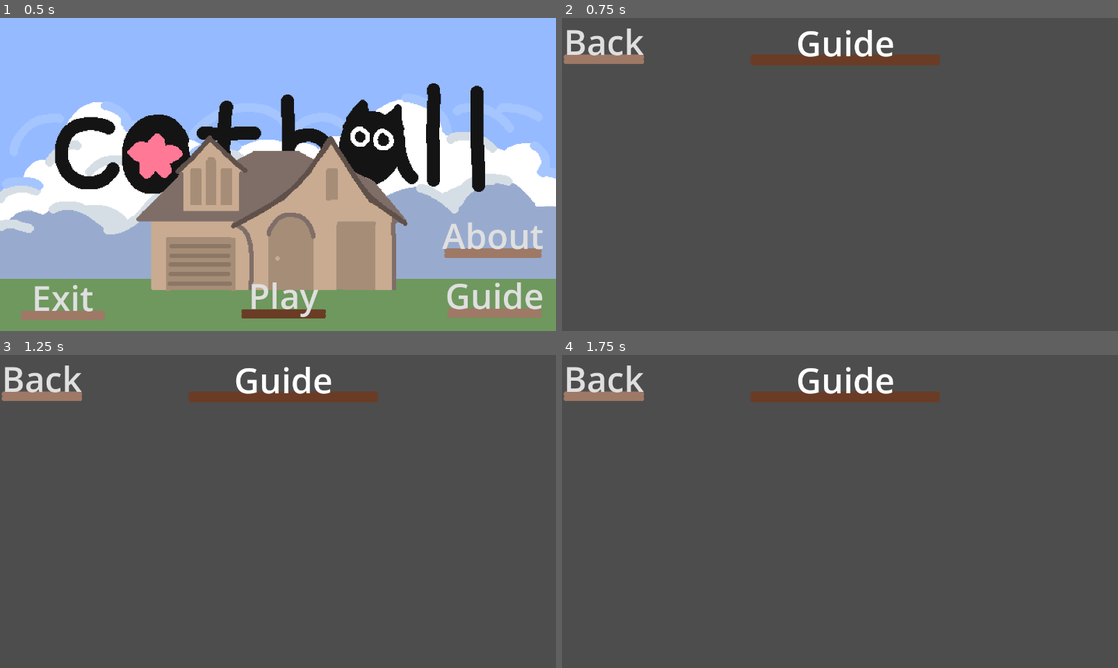
Above: before the commit, frames 1-4 (two rows, left to right).
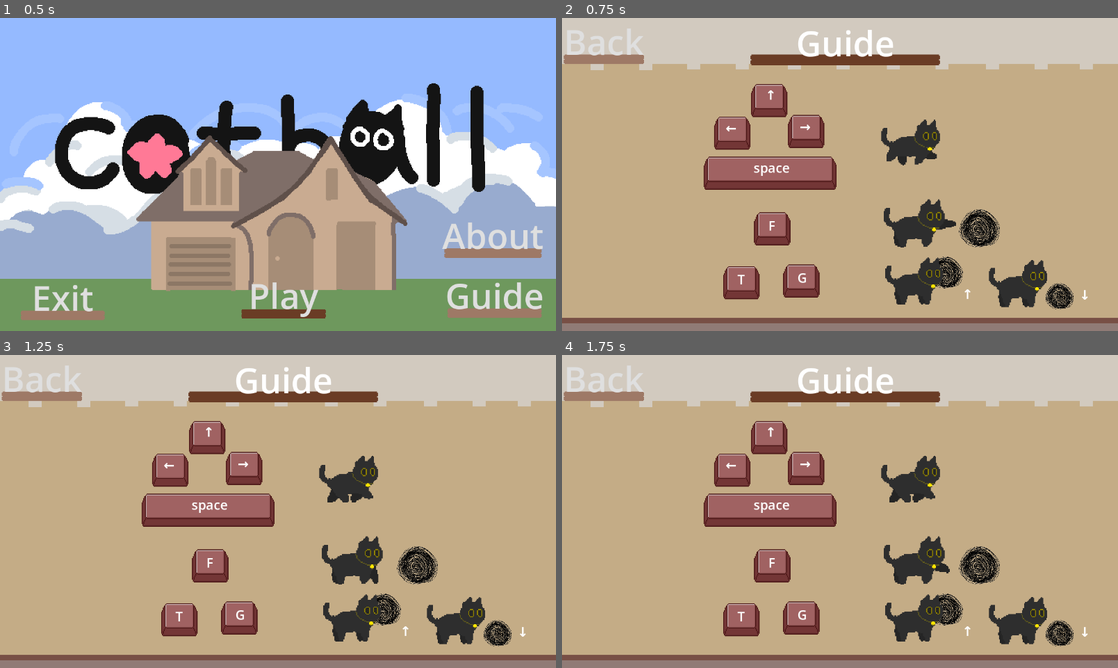
Above: after the commit, the same moments.

Repository: lzcm729/cat-and-string-ball
Game: Godot game, scene res://GUI/start_menu.tscn
Same seed, same stepped clock (60 frames per second), same inputs: the game is played once before the commit and once after it. The engine's default icon, where the game draws it, is replaced by a stand-in: a white triangle on a blue panel in a dark square.
Inputs (mouse positions are in pixels of both pictures, inside the frame that each line leads up to):
- Up to frame 1 (0.5 s): no input
- Up to frame 2 (0.75 s): click "Guide" at 0.5 s
- Up to frame 3 (1.25 s): no input
- Up to frame 4 (1.75 s): tap Enter (ui_accept) at 1.25 s; move the mouse to (962, 495) at 1.27 s; hold Right (move_right) from 1.28 s (still down); tap F (hit) at 1.35 s; click (962, 495) at 1.42 s; tap Space (jump) at 1.52 s

Frame 1 is identical in both runs. In frame 2, 97% of the frame differs, in the area x 0-100%, y 0-100%; in frame 3, 97%; in frame 4, 97%.

Commit message:
教学关

Diff:
--- a/GUI/guide.tscn
+++ b/GUI/guide.tscn
@@ -1,11 +1,85 @@
-[gd_scene load_steps=2 format=3 uid="uid://d3e5souko28lq"]
-
+[gd_scene load_steps=16 format=3 uid="uid://d3e5souko28lq"]
+
+[ext_resource type="Texture2D" uid="uid://45ieprje7p0e" path="res://UI/level_choose/level_choose.png" id="1_041gw"]
 [ext_resource type="PackedScene" uid="uid://bn4481xl7jj4g" path="res://GUI/main_control.tscn" id="1_mk74q"]
+[ext_resource type="Texture2D" uid="uid://b11x64r1jmew6" path="res://UI/keyboard.png" id="3_pmfo0"]
+[ext_resource type="Texture2D" uid="uid://dnc2oooilkpuu" path="res://cat/final_cat.png" id="4_empxl"]
+[ext_resource type="Texture2D" uid="uid://cvdra1erolnl6" path="res://UI/keyboard_space.png" id="4_f325m"]
+[ext_resource type="Texture2D" uid="uid://cqhak76kqruoh" path="res://StringBall/StringBall.png" id="5_exisb"]
+
+[sub_resource type="AtlasTexture" id="AtlasTexture_2jg6w"]
+atlas = ExtResource("4_empxl")
+region = Rect2(455, 0, 91, 57)
+
+[sub_resource type="AtlasTexture" id="AtlasTexture_mj7xf"]
+atlas = ExtResource("4_empxl")
+region = Rect2(728, 0, 91, 57)
+
+[sub_resource type="AtlasTexture" id="AtlasTexture_d8g3c"]
+atlas = ExtResource("4_empxl")
+region = Rect2(819, 0, 91, 57)
+
+[sub_resource type="SpriteFrames" id="SpriteFrames_gkrda"]
+animations = [{
+"frames": [{
+"duration": 1.0,
+"texture": SubResource("AtlasTexture_2jg6w")
+}, {
+"duration": 1.0,
+"texture": SubResource("AtlasTexture_mj7xf")
+}, {
+"duration": 1.0,
+"texture": SubResource("AtlasTexture_d8g3c")
+}],
+"loop": true,
+"name": &"default",
+"speed": 5.0
+}]
+
+[sub_resource type="AtlasTexture" id="AtlasTexture_xe40b"]
+atlas = ExtResource("4_empxl")
+region = Rect2(1456, 0, 91, 57)
+
+[sub_resource type="AtlasTexture" id="AtlasTexture_ldqbj"]
+atlas = ExtResource("4_empxl")
+region = Rect2(1547, 0, 91, 57)
+
+[sub_resource type="AtlasTexture" id="AtlasTexture_0r724"]
+atlas = ExtResource("4_empxl")
+region = Rect2(1638, 0, 91, 57)
+
+[sub_resource type="AtlasTexture" id="AtlasTexture_fmfya"]
+atlas = ExtResource("4_empxl")
+region = Rect2(1729, 0, 91, 57)
+
+[sub_resource type="SpriteFrames" id="SpriteFrames_e5m82"]
+animations = [{
+"frames": [{
+"duration": 1.0,
+"texture": SubResource("AtlasTexture_xe40b")
+}, {
+"duration": 1.0,
+"texture": SubResource("AtlasTexture_ldqbj")
+}, {
+"duration": 1.0,
+"texture": SubResource("AtlasTexture_0r724")
+}, {
+"duration": 1.0,
+"texture": SubResource("AtlasTexture_fmfya")
+}],
+"loop": true,
+"name": &"default",
+"speed": 5.0
+}]
 
 [node name="guide" type="Control"]
 layout_mode = 3
 anchors_preset = 0
 
+[node name="LevelChoose" type="Sprite2D" parent="."]
+position = Vector2(640, 360)
+texture = ExtResource("1_041gw")
+
 [node name="main_control" parent="." instance=ExtResource("1_mk74q")]
 level_name = "Guide"
 
@@ -15,4 +89,153 @@
 [node name="health" parent="main_control" index="2"]
 visible = false
 
+[node name="move" type="Node2D" parent="."]
+position = Vector2(898, 615)
+
+[node name="Keyboard3" type="Sprite2D" parent="move"]
+position = Vector2(-336, -354)
+texture = ExtResource("3_pmfo0")
+
+[node name="Keyboard2" type="Sprite2D" parent="move"]
+position = Vector2(-506, -350)
+texture = ExtResource("3_pmfo0")
+
+[node name="Keyboard" type="Sprite2D" parent="move"]
+position = Vector2(-421, -425)
+texture = ExtResource("3_pmfo0")
+
+[node name="KeyboardSpace" type="Sprite2D" parent="move"]
+position = Vector2(-417, -258)
+texture = ExtResource("4_f325m")
+
+[node name="Label3" type="Label" parent="move"]
+offset_left = -351.0
+offset_top = -382.0
+offset_right = -311.0
+offset_bottom = -340.0
+theme_override_font_sizes/font_size = 30
+text = "→"
+
+[node name="AnimatedSprite2D" type="AnimatedSprite2D" parent="move"]
+position = Vector2(-94, -326)
+scale = Vector2(2.32456, 2.32456)
+sprite_frames = SubResource("SpriteFrames_gkrda")
+autoplay = "default"
+frame_progress = 0.219733
+
+[node name="Label2" type="Label" parent="move"]
+offset_left = -521.0
+offset_top = -379.0
+offset_right = -481.0
+offset_bottom = -337.0
+theme_override_font_sizes/font_size = 30
+text = "←"
+
+[node name="Label4" type="Label" parent="move"]
+offset_left = -457.0
+offset_top = -292.0
+offset_right = -374.0
+offset_bottom = -250.0
+theme_override_font_sizes/font_size = 30
+text = "space"
+
+[node name="Label" type="Label" parent="move"]
+offset_left = -430.0
+offset_top = -455.0
+offset_right = -390.0
+offset_bottom = -413.0
+theme_override_font_sizes/font_size = 30
+text = "↑"
+
+[node name="pat" type="Node2D" parent="."]
+position = Vector2(882, 738)
+
+[node name="Keyboard" type="Sprite2D" parent="pat"]
+position = Vector2(-398, -253)
+texture = ExtResource("3_pmfo0")
+
+[node name="Label3" type="Label" parent="pat"]
+offset_left = -407.0
+offset_top = -282.0
+offset_right = -367.0
+offset_bottom = -240.0
+theme_override_font_sizes/font_size = 30
+text = "F"
+
+[node name="AnimatedSprite2D" type="AnimatedSprite2D" parent="pat"]
+position = Vector2(-70, -264)
+scale = Vector2(2.40789, 2.40789)
+sprite_frames = SubResource("SpriteFrames_e5m82")
+autoplay = "default"
+
+[node name="StringBall2" type="Sprite2D" parent="pat"]
+position = Vector2(76, -256)
+scale = Vector2(0.463064, 0.463064)
+texture = ExtResource("5_exisb")
+
+[node name="carry" type="Node2D" parent="."]
+position = Vector2(875, 867)
+
+[node name="Label6" type="Label" parent="carry"]
+offset_left = 316.0
+offset_top = -247.0
+offset_right = 356.0
+offset_bottom = -205.0
+theme_override_font_sizes/font_size = 30
+text = "↓"
+
+[node name="Label5" type="Label" parent="carry"]
+offset_left = 46.0
+offset_top = -249.0
+offset_right = 86.0
+offset_bottom = -207.0
+theme_override_font_sizes/font_size = 30
+text = "↑"
+
+[node name="StringBall2" type="Sprite2D" parent="carry"]
+position = Vector2(268, -228)
+scale = Vector2(0.321477, 0.321477)
+texture = ExtResource("5_exisb")
+
+[node name="StringBall" type="Sprite2D" parent="carry"]
+position = Vector2(5.99999, -283)
+scale = Vector2(0.387209, 0.387209)
+texture = ExtResource("5_exisb")
+
+[node name="Keyboard" type="Sprite2D" parent="carry"]
+position = Vector2(-462, -258)
+texture = ExtResource("3_pmfo0")
+
+[node name="Label3" type="Label" parent="carry"]
+offset_left = -471.0
+offset_top = -287.0
+offset_right = -431.0
+offset_bottom = -245.0
+theme_override_font_sizes/font_size = 30
+text = "T"
+
+[node name="Sprite2D2" type="Sprite2D" parent="carry"]
+position = Vector2(176, -256)
+scale = Vector2(2.31042, 2.31042)
+texture = ExtResource("4_empxl")
+hframes = 20
+
+[node name="Sprite2D" type="Sprite2D" parent="carry"]
+position = Vector2(-63, -262)
+scale = Vector2(2.28947, 2.28947)
+texture = ExtResource("4_empxl")
+hframes = 20
+
+[node name="Keyboard2" type="Sprite2D" parent="carry"]
+position = Vector2(-324, -262)
+texture = ExtResource("3_pmfo0")
+
+[node name="Label4" type="Label" parent="carry"]
+offset_left = -333.0
+offset_top = -291.0
+offset_right = -293.0
+offset_bottom = -249.0
+theme_override_font_sizes/font_size = 30
+text = "G"
+
 [editable path="main_control"]
Binary file added: UI/keyboard.aseprite
Binary file added: UI/keyboard.png
Not shown, added: UI/keyboard.png.import
Binary file added: UI/keyboard_space.png
Not shown, added: UI/keyboard_space.png.import
